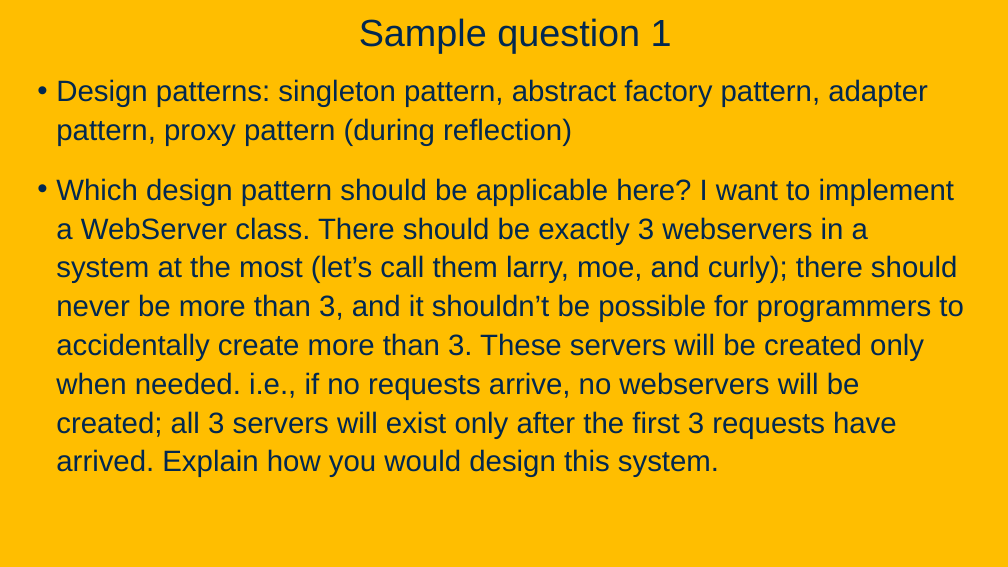
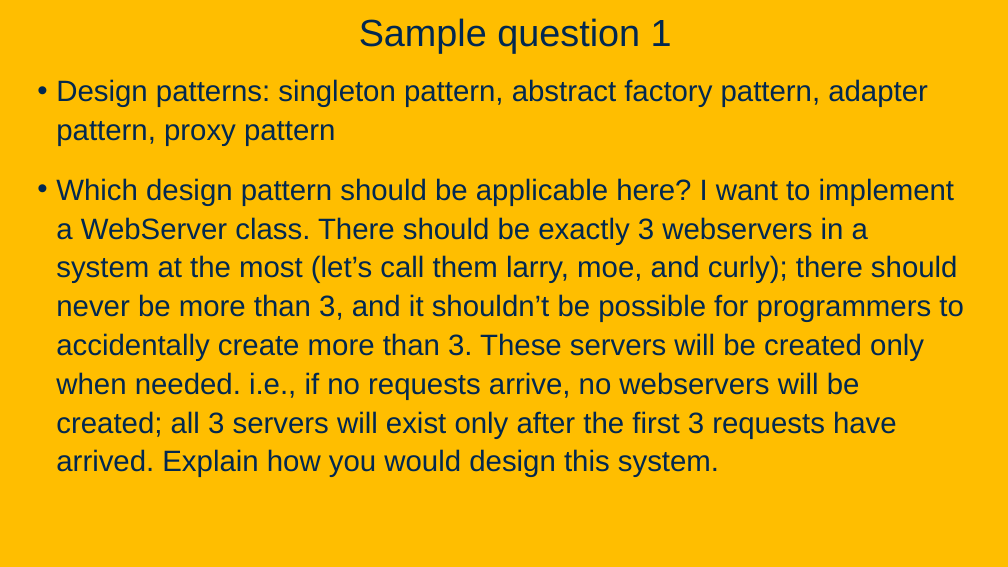
Before and after one commit to davsec-teaching/ecs160-f25, a slide deck: slide 44 of slides/8_design_patterns.pptx. Drawn at 1008x567 pixels with LibreOffice and Linux fonts; fonts in the diff are those of the drawing; background and template pictures are left out. Boxes give left, top, right and bottom in pixels: in the first picture for what was removed or moved away, otherwise in the second. Text is boxed around its words. In the diff, an @@ line names an element or a change of style, - is before the commit and + after.

```diff
--- a/slides/8_design_patterns.pptx
+++ b/slides/8_design_patterns.pptx
@@ text at (x1=56, y1=79, x2=928, y2=146): text changed @@
-• Design patterns: singleton pattern, abstract factory pattern, adapter pattern, proxy pattern (during reflection)
+• Design patterns: singleton pattern, abstract factory pattern, adapter pattern, proxy pattern
```
Also in this commit, not shown: 4 other slides changed.
